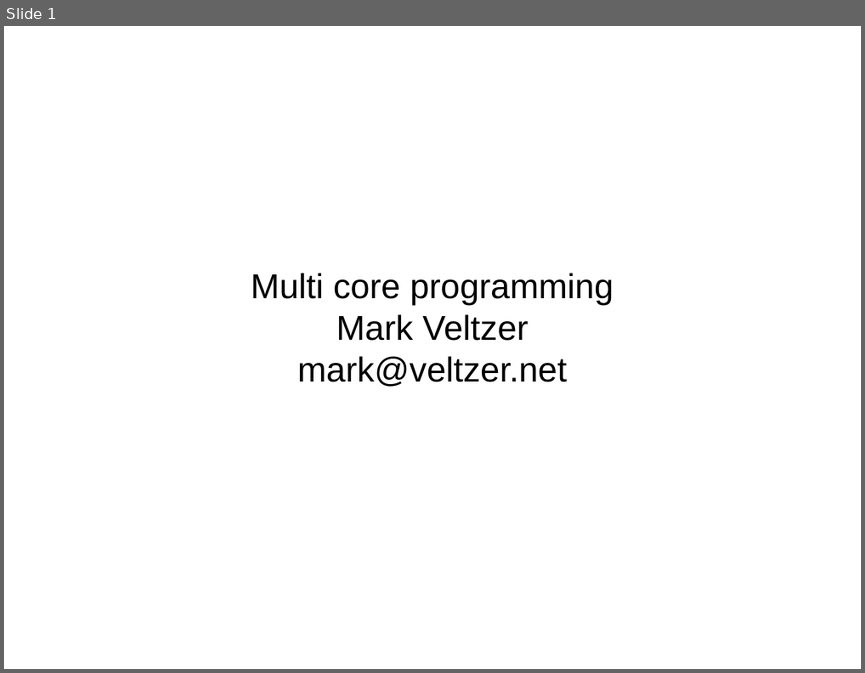
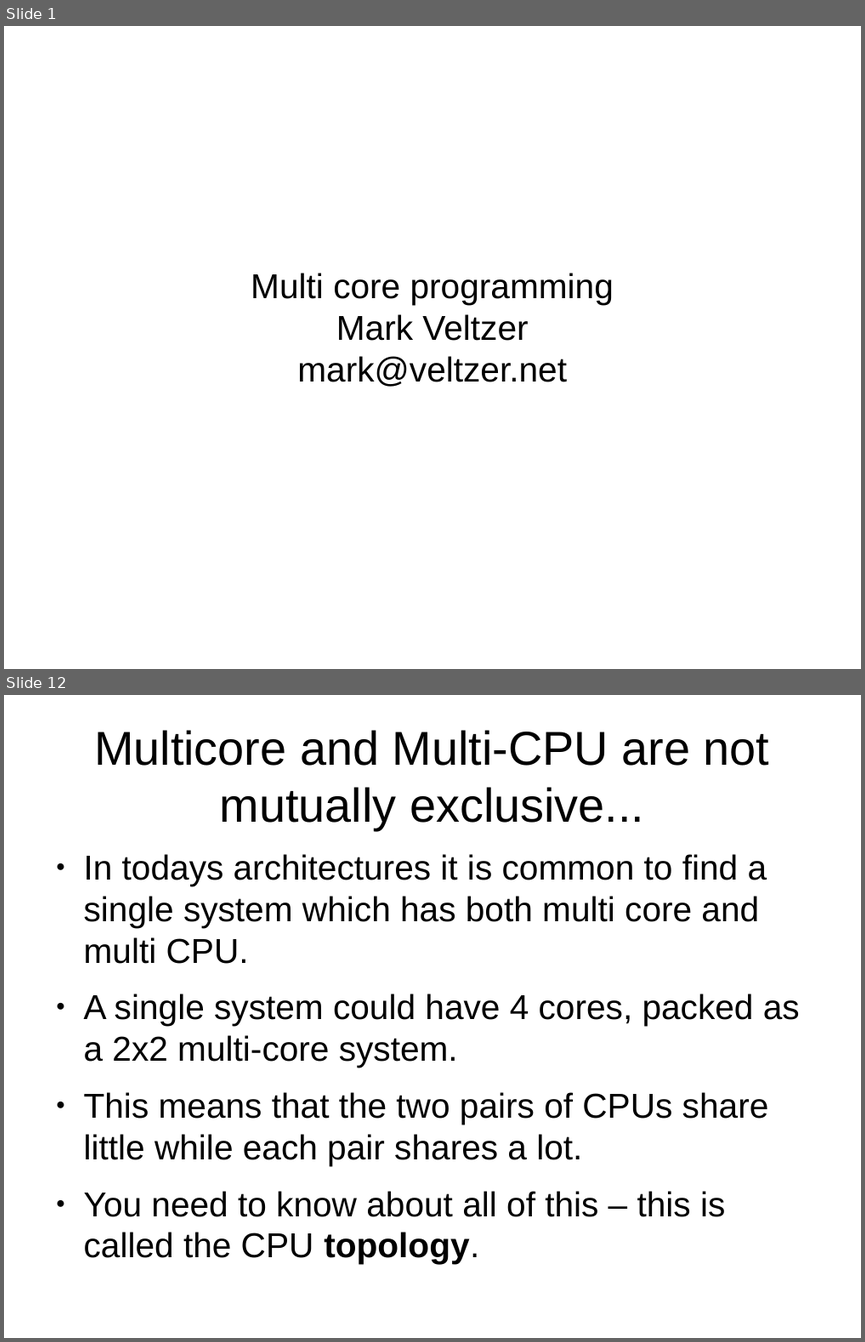
Before and after one commit to veltzer/demos, a slide deck: cpp/multi_core/multicore.odp. Shown one above the other, each under a label of ours: slide 1 before the commit, slides 1 and 12 after it; the slides between them are not shown. The pictures are 865x673 and 865x1342 pixels, drawn with LibreOffice and Linux fonts; fonts in the diff are those of the drawing. Boxes give left, top, right and bottom in pixels: in the first picture for what was removed or moved away, otherwise in the second. Text is boxed around its words. In the diff, an @@ line names an element or a change of style, - is before the commit and + after.

```diff
--- a/cpp/multi_core/multicore.odp
+++ b/cpp/multi_core/multicore.odp
@@ slide 12 added at (4,695,861,1338), background #FFFFFF @@
@@ title added at (94,730,770,830), 44 pt, text #000000 @@
+Multicore and Multi-CPU are not mutually exclusive...
@@ text added at (84,854,800,1264), 32 pt, text #000000 @@
+● In todays architectures it is common to find a single system which has both multi core and multi CPU.
+● A single system could have 4 cores, packed as a 2x2 multi-core system.
+● This means that the two pairs of CPUs share little while each pair shares a lot.
+● You need to know about all of this – this is called the CPU topology.
```
Also in this commit, not shown: 65 other slides added, 1 slide removed, 11 other files.
